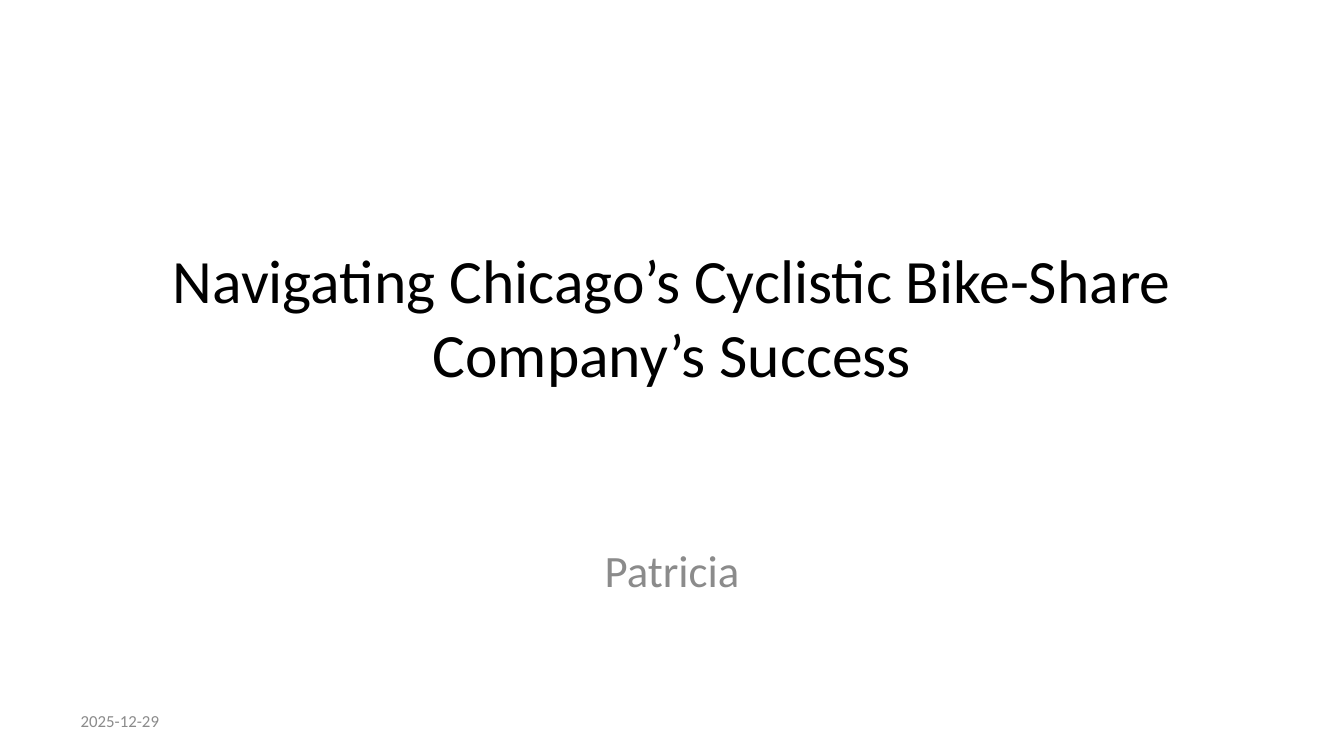
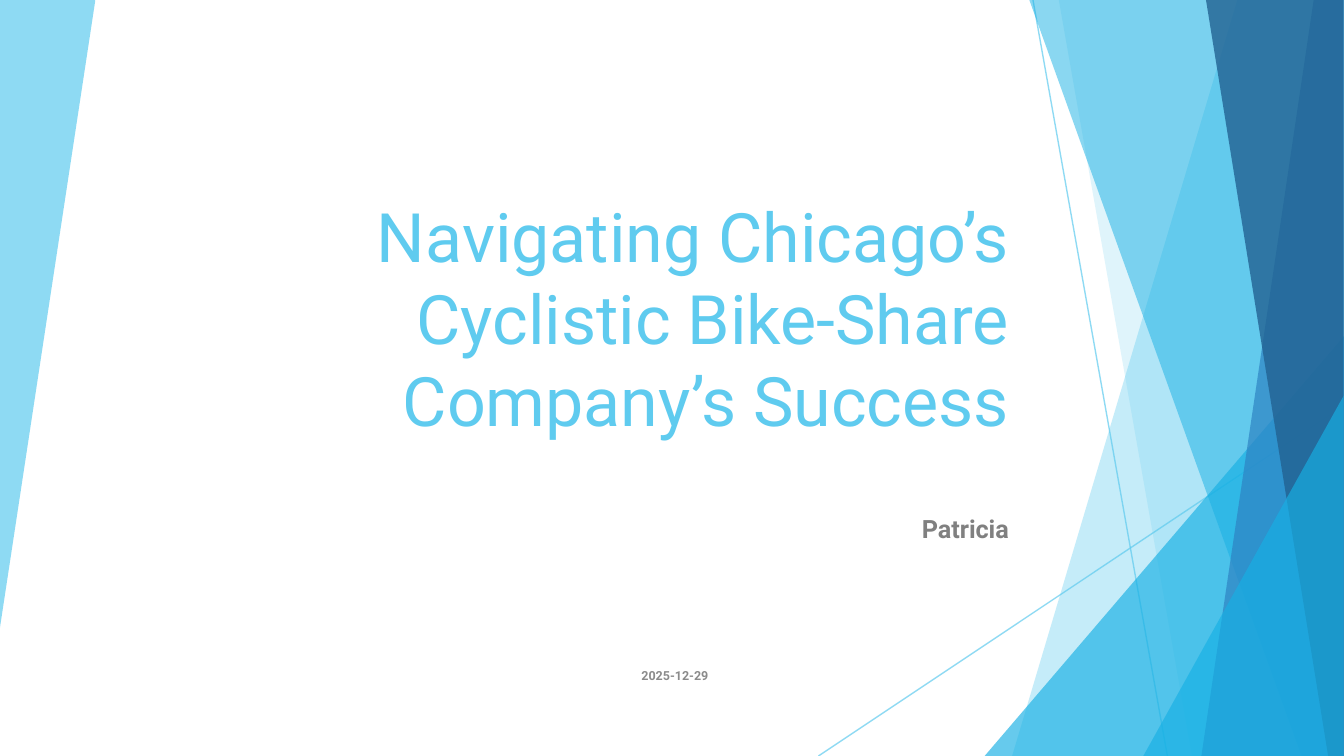
Before and after one commit to Sene-13/cyclistic-case-study-R, a slide deck: slide 1 of Cyclistic-Analysis.pptx. Drawn at 1344x756 pixels with LibreOffice and Linux fonts; fonts in the diff are those of the drawing. Boxes give left, top, right and bottom in pixels: in the first picture for what was removed or moved away, otherwise in the second. Text is boxed around its words. In the diff, an @@ line names an element or a change of style, - is before the commit and + after.

```diff
--- a/Cyclistic-Analysis.pptx
+++ b/Cyclistic-Analysis.pptx
@@ title "Navigating Chicago’s Cyclistic Bike-Share Company’s ...": place and size @@
-title "Navigating Chicago’s Cyclistic Bike-Share Company’s ..." at bbox=[173, 260, 1170, 387]
+title "Navigating Chicago’s Cyclistic Bike-Share Company’s ..." at bbox=[377, 211, 1009, 441]
@@ title "Navigating Chicago’s Cyclistic Bike-Share Company’s ..." at bbox=[377, 211, 1009, 441]: size 33 to 36.5 pt, font Calibri to Roboto, text colour #000000 to #5FCBEF; alignment centre to right; vertical alignment middle to bottom @@
@@ group added at bbox=[0, 0, 1344, 756]: 6 freeform shapes, 2 lines, 2 triangles @@
@@ subtitle "Patricia": place and size @@
-subtitle "Patricia" at bbox=[605, 556, 740, 587]
+subtitle "Patricia" at bbox=[922, 519, 1009, 538]
@@ subtitle "Patricia" at bbox=[922, 519, 1009, 538]: size 24 to 13.5 pt, font Calibri to Roboto, text colour #8C8C8C to #808080, bold on; alignment centre to right; more space between paragraphs @@
@@ text "2025-12-29": place and size @@
-text "2025-12-29" at bbox=[81, 716, 159, 727]
+text "2025-12-29" at bbox=[641, 671, 708, 680]
@@ text "2025-12-29" at bbox=[641, 671, 708, 680]: size 9 to 6.8 pt, font Calibri to Roboto, bold on; alignment left to right @@
```
Also in this commit, not shown: 10 slides added, 7 slides removed.
